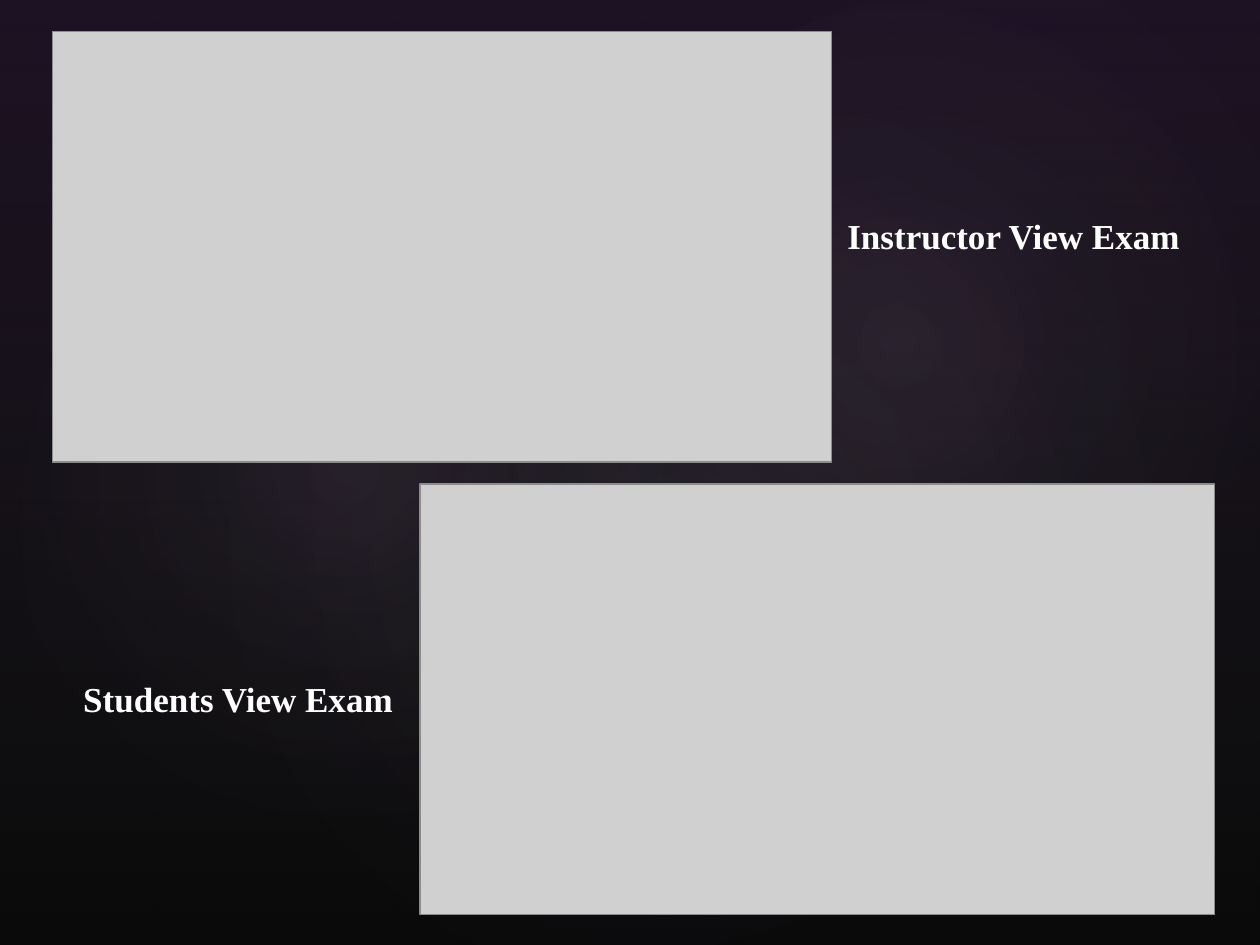
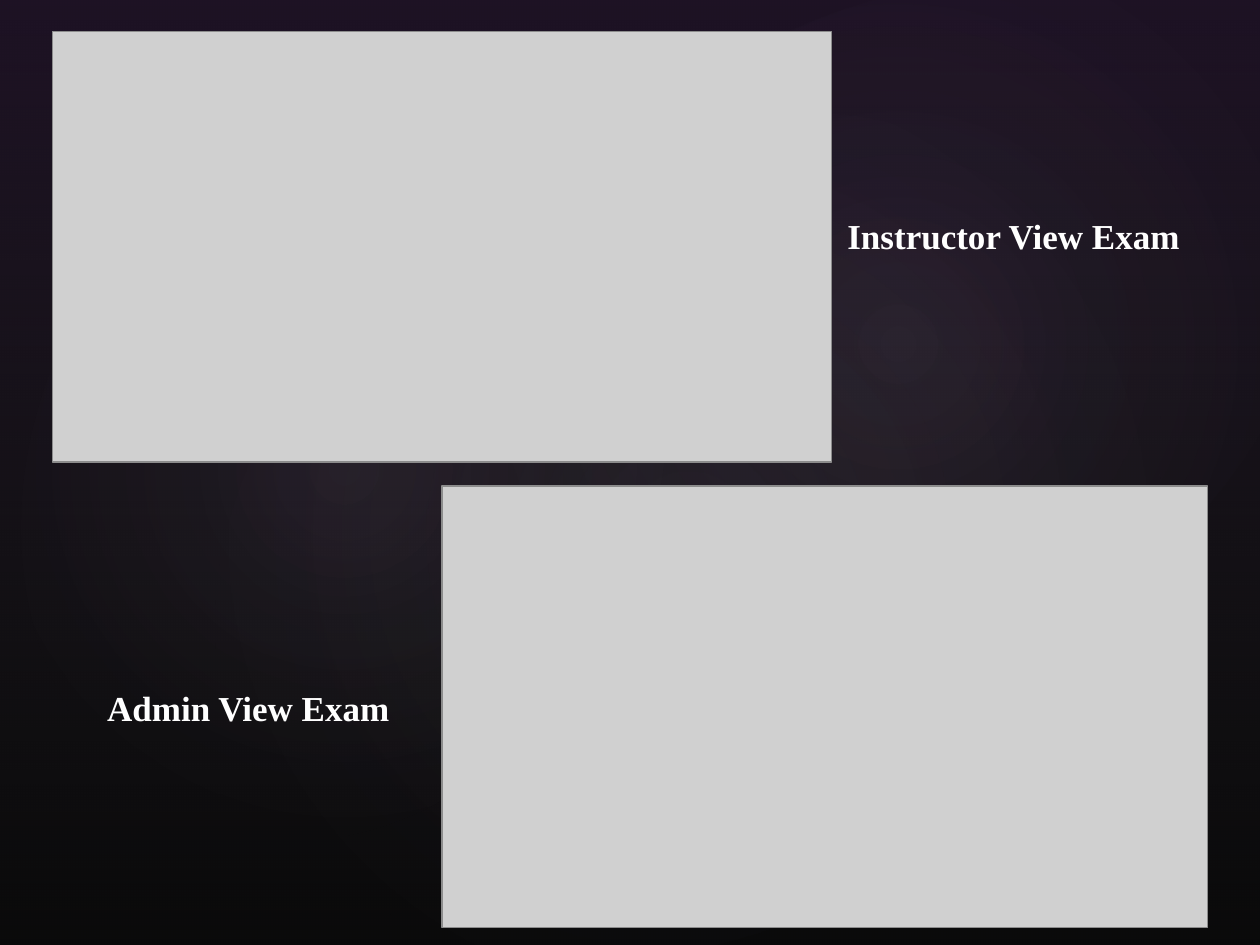
Before and after one commit to fake-friend/online_examination_with_security, a slide deck: slide 14 of Project.pptx (slide 13 before the commit). Drawn at 1260x945 pixels with LibreOffice and Linux fonts; fonts in the diff are those of the drawing; grey boxes stand for pictures; background and template pictures are left out. Boxes give left, top, right and bottom in pixels: in the first picture for what was removed or moved away, otherwise in the second. Text is boxed around its words. In the diff, an @@ line names an element or a change of style, - is before the commit and + after.

```diff
--- a/Project.pptx
+++ b/Project.pptx
@@ picture: place and size @@
-picture at (420, 484, 1215, 915)
+picture at (442, 486, 1208, 927)
@@ text "Admin View Exam" at (107, 696, 390, 722): vertical alignment top to bottom @@
@@ text at (107, 696, 390, 722): text changed @@
-Students View Exam
+Admin View Exam
```
Also in this commit, not shown: 4 other slides changed, 2 slides added, 1 other file.
